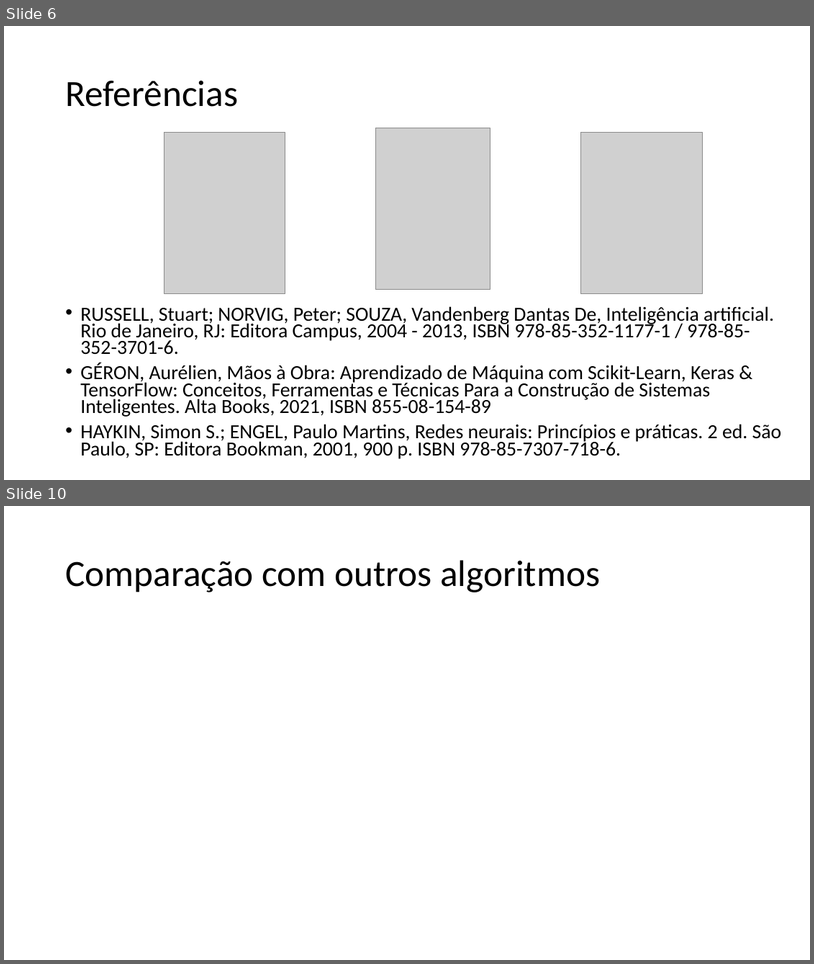
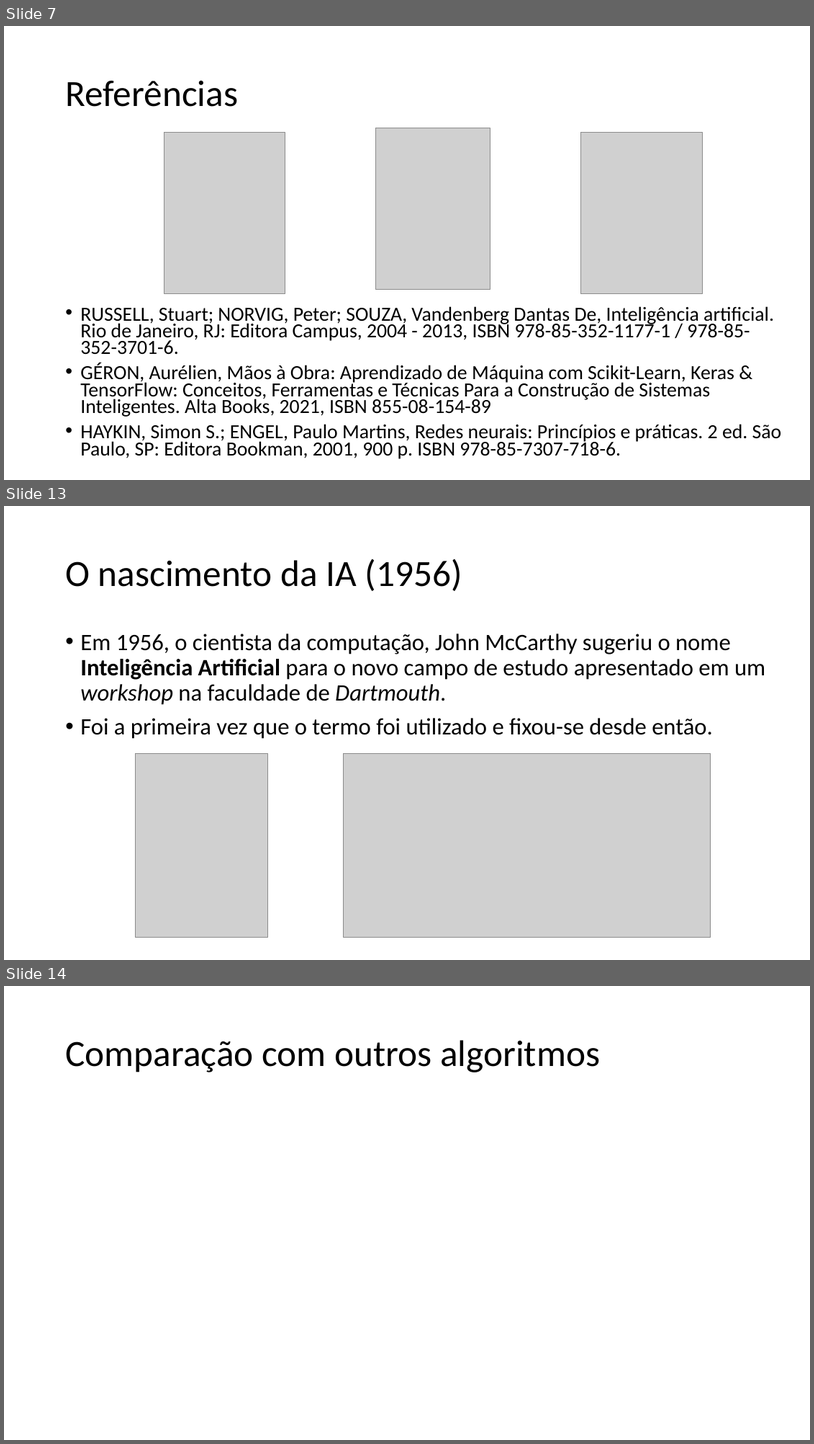
Before and after one commit to zz4fap/c24_inteligencia_artificial, a slide deck: slides/C24_Introdução.pptx. Shown one above the other, each under a label of ours: slides 6 and 10 before the commit, slides 7, 13 and 14 after it; the slides between them are not shown. The pictures are 814x964 and 814x1444 pixels, drawn with LibreOffice and Linux fonts; fonts in the diff are those of the drawing; grey boxes stand for pictures. Boxes give left, top, right and bottom in pixels: in the first picture for what was removed or moved away, otherwise in the second. Text is boxed around its words. In the diff, an @@ line names an element or a change of style, - is before the commit and + after.

```diff
--- a/slides/C24_Introdução.pptx
+++ b/slides/C24_Introdução.pptx
@@ slide 13 added at (x1=4, y1=506, x2=810, y2=960), background #FFFFFF @@
@@ title added at (x1=65, y1=559, x2=463, y2=591), 44 pt, text #000000 @@
+O nascimento da IA (1956)
@@ text added at (x1=80, y1=633, x2=766, y2=739), 28 pt, text #000000 @@
+• Em 1956, o cientista da computação, John McCarthy sugeriu o nome Inteligência Artificial para o novo campo de estudo apresentado em um workshop na faculdade de Dartmouth.
+• Foi a primeira vez que o termo foi utilizado e fixou-se desde então.
@@ picture added at (x1=135, y1=754, x2=268, y2=937) @@
@@ picture added at (x1=344, y1=754, x2=711, y2=937) @@
@@ what was slide 6 is now slide 7 @@
@@ what was slide 10 is now slide 14 @@
```
Also in this commit, not shown: 3 slides changed, 5 other slides added, 2 slides removed.
